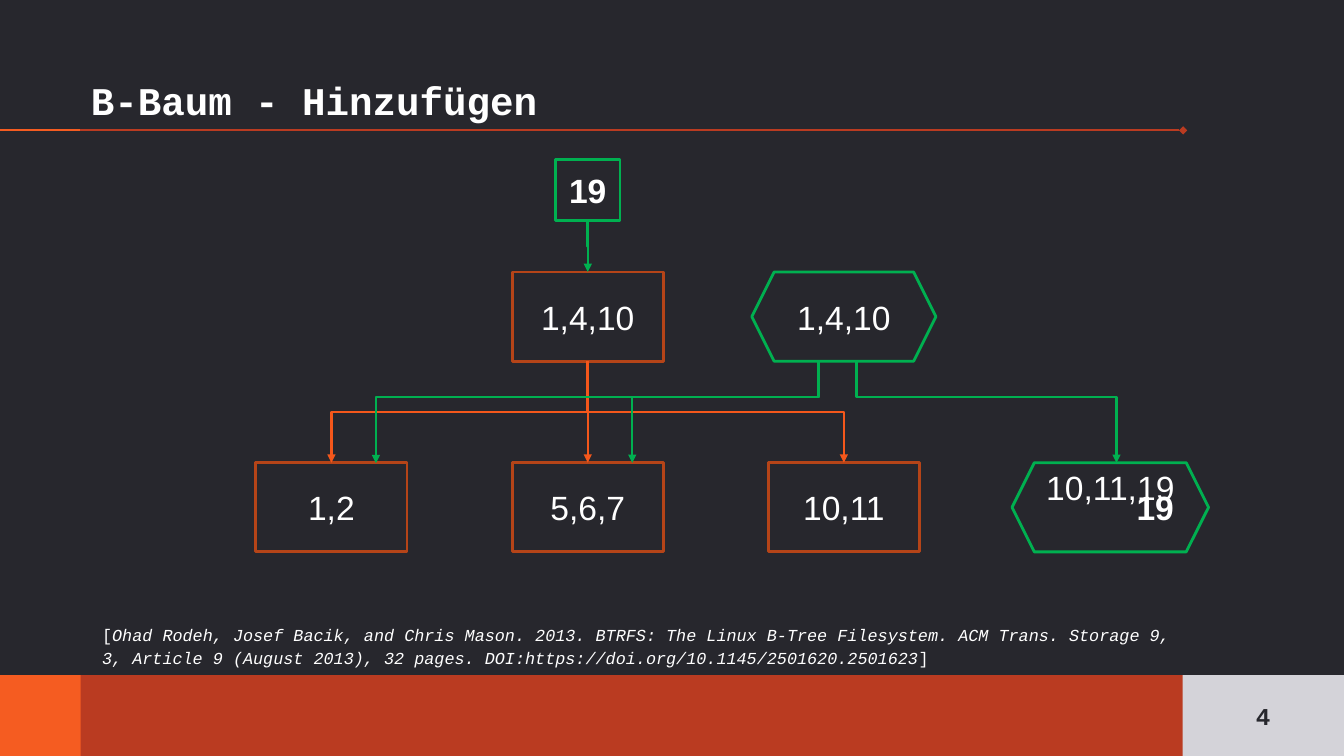
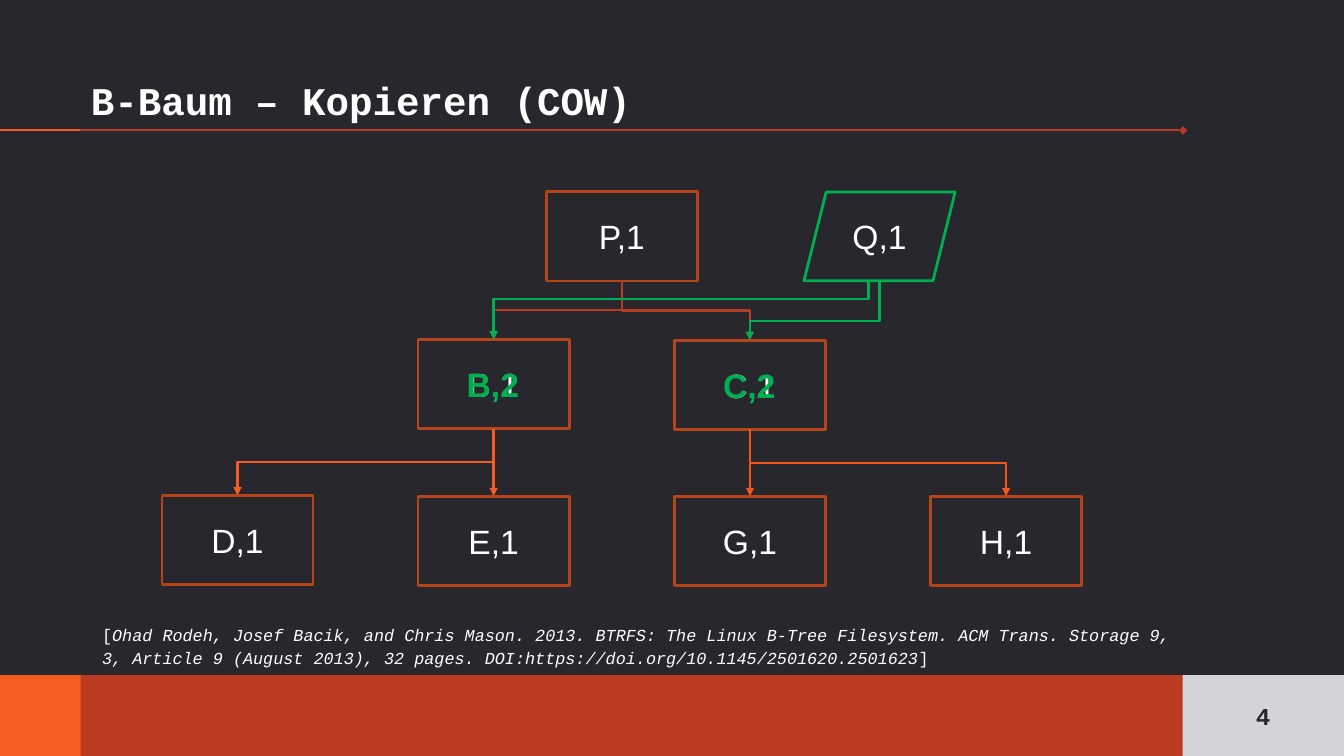
Before and after one commit to BeneLuWi/fs-benchmark, a slide deck: slide 4 of presentation/btrfsvsext4_david.pptx. Drawn at 1344x756 pixels with LibreOffice and Linux fonts; fonts in the diff are those of the drawing. Boxes give left, top, right and bottom in pixels: in the first picture for what was removed or moved away, otherwise in the second. Text is boxed around its words. In the diff, an @@ line names an element or a change of style, - is before the commit and + after.

```diff
--- a/presentation/btrfsvsext4_david.pptx
+++ b/presentation/btrfsvsext4_david.pptx
@@ title at (91,87,631,123): text changed @@
-B-Baum - Hinzufügen
+B-Baum – Kopieren (COW)
@@ rectangle removed at (556,159,620,221) @@
-19
@@ rectangle added at (546,192,698,281), outline #B54418 2 pt, 24 pt, text #FFFFFF @@
+P,1
@@ parallelogram added at (805,192,956,280), outline #00B050 2 pt, 24 pt, text #FFFFFF @@
+Q,1
@@ elbow arrow removed from (588, 221) to (588, 272) @@
@@ elbow arrow moved from (819, 362) - (376, 464) to (869, 281) - (494, 340) @@
@@ elbow arrow added from (622, 281) to (494, 340), #BA3B21 1.75 pt @@
@@ elbow arrow added from (622, 281) to (750, 340), #BA3B21 1.75 pt @@
@@ elbow arrow moved from (819, 362) - (632, 463) to (880, 281) - (750, 340) @@
@@ hexagon removed at (752,272,937,362) @@
-1,4,10
@@ rectangle added at (418,340,570,430), outline #B54418 2 pt, 24 pt, text #FFFFFF @@
+B,1
@@ rectangle "C,1": place and size @@
-rectangle "C,1" at (512,272,663,362)
+rectangle "C,1" at (675,340,826,430)
@@ text added at (467,373,519,402), 24 pt, text #00B050, bold @@
+B,2
@@ text added at (723,374,775,403), 24 pt, text #00B050, bold @@
+C,2
@@ text in rectangle at (724,374,776,403): text changed @@
-1,4,10
+C,1
@@ elbow arrow removed from (857, 362) to (1117, 463) @@
@@ elbow arrow moved from (588, 361) - (332, 463) to (494, 429) - (238, 496) @@
@@ elbow arrow (494, 429) - (238, 496): stroke #F5581B 1.75 pt to #F55C21 1.75 pt @@
@@ elbow arrow added from (494, 429) to (494, 496), #F55C21 1.75 pt @@
@@ elbow arrow moved from (588, 361) - (844, 463) to (750, 430) - (1006, 496) @@
@@ elbow arrow moved from (588, 361) - (588, 463) to (750, 430) - (750, 496) @@
@@ hexagon removed at (1012,463,1209,553) @@
-10,11,19
@@ rectangle added at (162,496,314,586), outline #B54418 2 pt, 24 pt, text #FFFFFF @@
+D,1
@@ rectangle "E,1": place and size @@
-rectangle "E,1" at (256,463,407,553)
+rectangle "E,1" at (418,496,570,586)
@@ rectangle "G,1": place and size @@
-rectangle "G,1" at (512,463,663,553)
+rectangle "G,1" at (675,496,826,586)
@@ rectangle "H,1": place and size @@
-rectangle "H,1" at (768,463,920,553)
+rectangle "H,1" at (931,496,1082,586)
@@ text removed at (1137,493,1174,521) @@
-19
@@ text in rectangle at (468,531,518,559): text changed @@
-1,2
+E,1
@@ text in rectangle at (723,530,777,559): text changed @@
-5,6,7
+G,1
@@ text in rectangle at (980,531,1032,559): text changed @@
-10,11
+H,1
```
Also in this commit, not shown: 1 other slide changed, 1 slide added, 7 other files.
